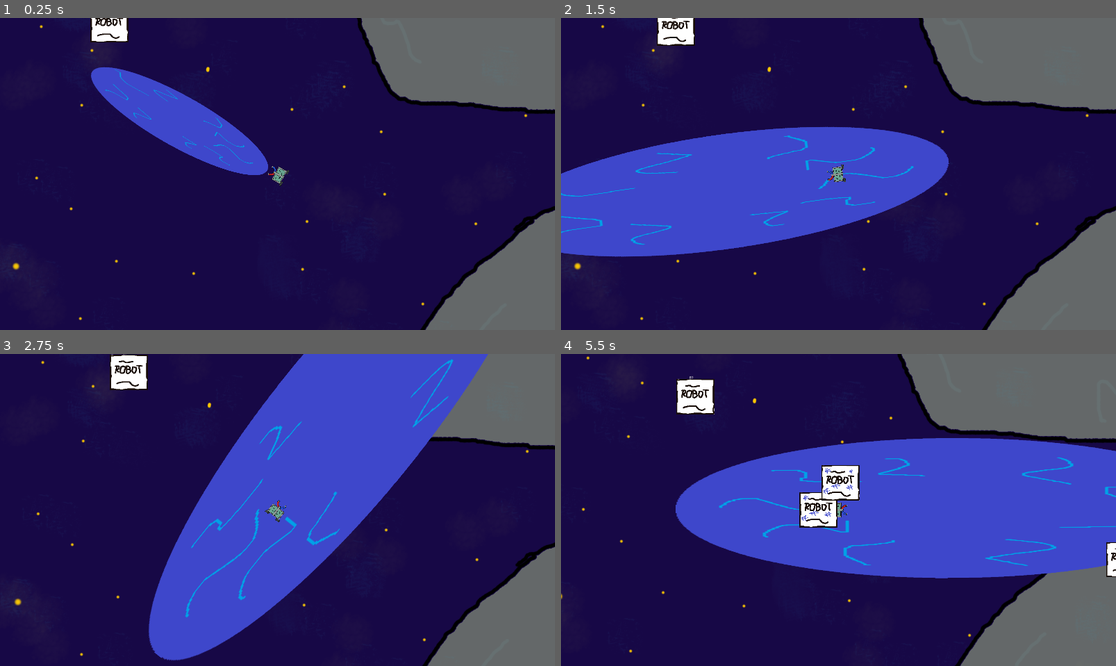
Above: before the commit, frames 1-4 (two rows, left to right).
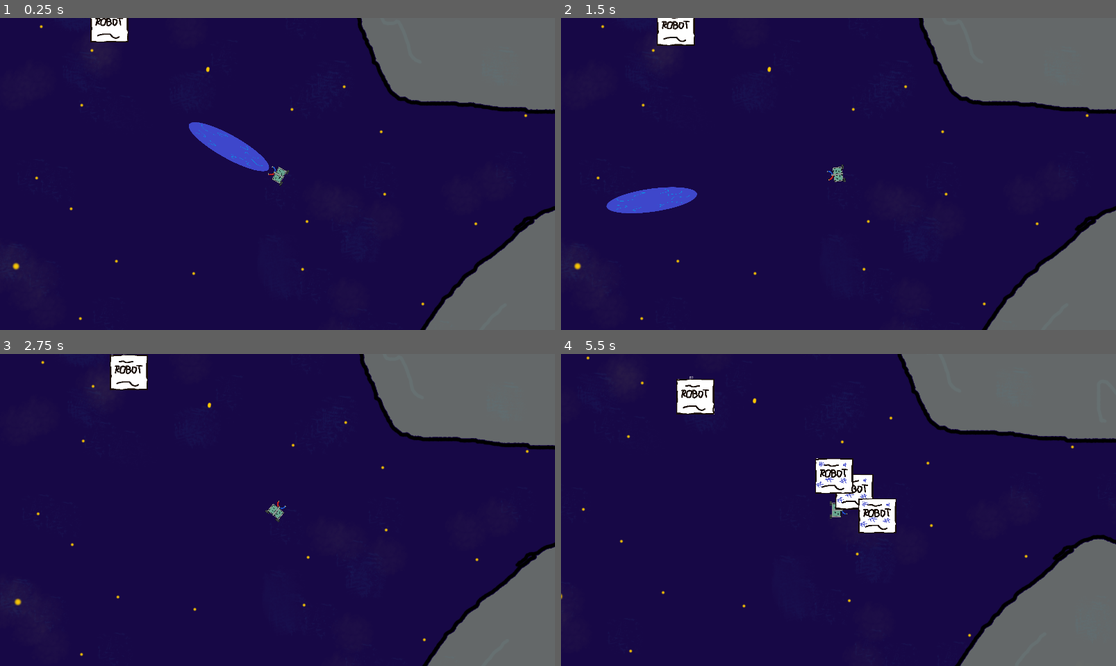
Above: after the commit, the same moments.

Repository: game-jam-team-gut/not-so-lonely
Game: Godot game, scene res://Space.tscn
The game is run twice, just before and just after one commit, with the same random seed, the same clock (stepped at 60 frames per second) and the same inputs.
Inputs (mouse positions are in pixels of both pictures, inside the frame that each line leads up to):
- Up to frame 1 (0.25 s): no input
- Up to frame 2 (1.5 s): move the mouse to (960, 158) at 0.52 s; hold Right mouse button (m2) 0.53-1.28 s; move the mouse to (727, 189) at 1.27 s; click (727, 189) at 1.35 s
- Up to frame 3 (2.75 s): right-click (166, 525) at 1.55 s; move the mouse to (333, 441) at 2.02 s; hold Right mouse button (m2) from 2.03 s (still down)
- Up to frame 4 (5.5 s): move the mouse to (810, 572) at 2.77 s; release Right mouse button (m2) at 2.78 s; right-click (810, 572) at 2.85 s; move the mouse to (1005, 556) at 3.52 s; press the mouse at (1005, 556) at 3.53 s; right-click (1005, 556) at 3.8 s; move the mouse to (672, 463) at 4.27 s; release the mouse at (672, 463) at 4.28 s; right-click (672, 463) at 4.35 s; move the mouse to (866, 510) at 5.02 s; hold Right mouse button (m2) from 5.03 s (still down)

The runs differ from the first frame. In frame 1, 3.8% of the frame differs, in the area x 16-49%, y 15-51%; in frame 2, 21%; in frame 3, 28%; in frame 4, 30%, in the area x 20-100%, y 26-72%.

Commit message:
Magnetic Field WIP

Diff:
--- a/Space/Barney.tscn
+++ b/Space/Barney.tscn
@@ -25,14 +25,14 @@
 [node name="Rotates" type="Node2D" parent="."]
 
 [node name="MagneticField" type="Area2D" parent="Rotates"]
+position = Vector2( -191, 0 )
 
 [node name="CollisionShape2D" type="CollisionShape2D" parent="Rotates/MagneticField"]
-position = Vector2( 381.305, -7.1272 )
-scale = Vector2( 2.2, 2.2 )
+position = Vector2( 382, 0 )
 shape = SubResource( 1 )
 
 [node name="Sprite" type="Sprite" parent="Rotates/MagneticField/CollisionShape2D"]
-position = Vector2( 1.61982, 0.240643 )
+position = Vector2( 1.61982, 0 )
 scale = Vector2( 0.623441, 0.157934 )
 texture = ExtResource( 3 )
 
--- a/Space/Barney/Barney.gd
+++ b/Space/Barney/Barney.gd
@@ -5,10 +5,6 @@
 onready var stickedRobotScene = preload("res://Space/StickedRobot.tscn")
 
 export (int) var speed = 200
-export (Vector2) var minimalScale = Vector2(2.2, 2.2)
-export (int) var minimalScaleFactor = 2;
-export (int) var maximalScaleFactor = 3;
-export (int) var scaleChangeFactor = 16;
 
 var targetPosition = Vector2()
 var velocity = Vector2()
@@ -22,22 +18,17 @@
 	else:
 		targetPosition = position
 
-func increase_minimal_scale():
-	minimalScale = Vector2(minimalScale.x * minimalScaleFactor, minimalScale.y * minimalScaleFactor)
-
 func check_magnetic_field():
 	var collisionShape2D = get_node("Rotates/MagneticField/CollisionShape2D")
-	var maximalScale = Vector2(minimalScale.x * maximalScaleFactor, minimalScale.y * maximalScaleFactor)
-	var scaleChange = minimalScale.x / scaleChangeFactor
+	var xChange = 10.0
 
 	if Input.is_action_pressed("m2"):
-		var newScale = Vector2 (collisionShape2D.scale.x + scaleChange, collisionShape2D.scale.y + scaleChange)
-		if newScale <= maximalScale:
-			collisionShape2D.scale = newScale
+		collisionShape2D.shape.extents.x += xChange
+		collisionShape2D.position.x += xChange
 	else:
-		var newScale = Vector2 (collisionShape2D.scale.x - scaleChange, collisionShape2D.scale.y - scaleChange)
-		if newScale >= minimalScale:
-			collisionShape2D.scale = newScale
+		pass
+		#collisionShape2D.shape.extents.x -= resize_amount * 0.5
+		#collisionShape2D.position.x -= resize_amount * 0.5
 
 func get_input():
 	check_movement()
--- a/Space/Barney/CameraControl.gd
+++ b/Space/Barney/CameraControl.gd
@@ -18,8 +18,6 @@
 	)
 	zoom_tween.start()
 
-	get_parent().increase_minimal_scale() # increases minimal magnetic field scale
-
 func _on_Barney_robot_sticked(global_pos):
 	var viewport_size = get_viewport().size * 0.5 * zoom * zoom_out_treshold
 	var relative_pos = global_pos - global_position
